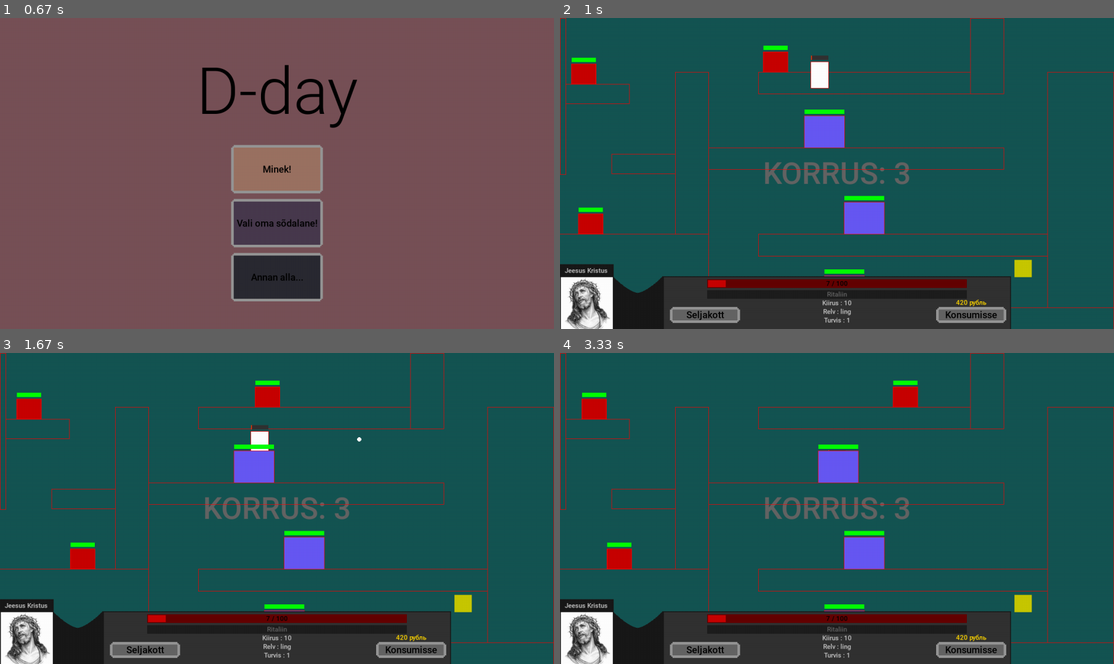
Above: before the commit, frames 1-4 (two rows, left to right).
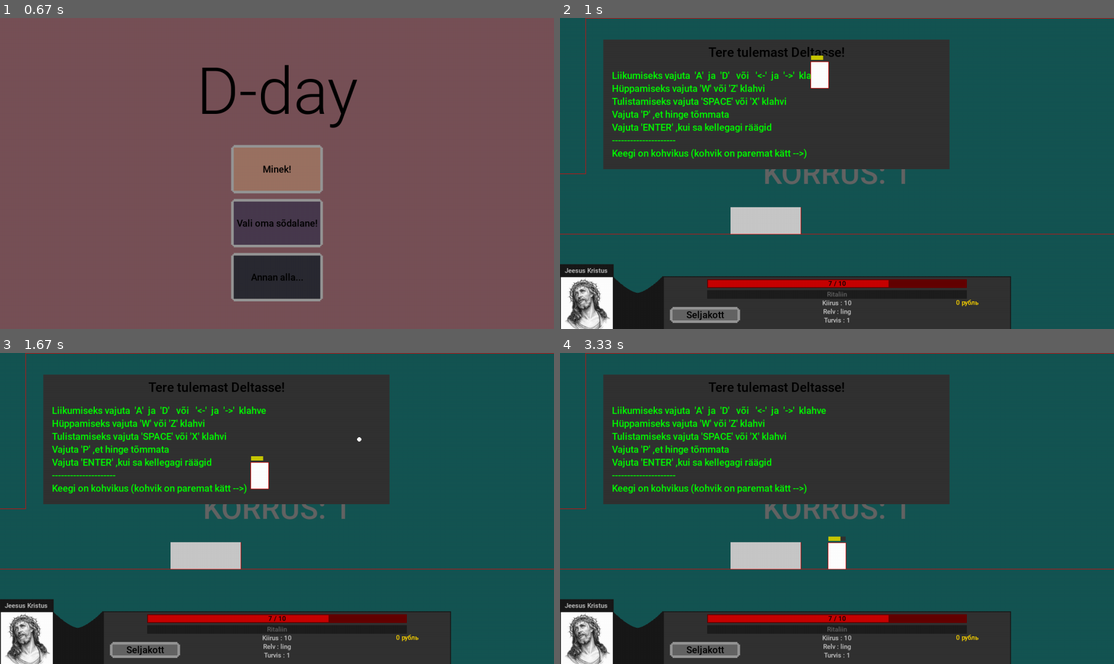
Above: after the commit, the same moments.

Repository: KarupoegPuhh/2020-projekt
Game: pygame game, started from MAIN.py
The game is run twice, just before and just after one commit, with the same random seed, the same clock (stepped at 60 frames per second) and the same inputs.
Inputs (mouse positions are in pixels of both pictures, inside the frame that each line leads up to):
- Up to frame 1 (0.67 s): no input
- Up to frame 2 (1 s): click (814, 185) at 0.88 s
- Up to frame 3 (1.67 s): tap Space at 1.17 s; tap Z at 1.5 s
- Up to frame 4 (3.33 s): click "Seljakott" at 1.88 s; click "Jätkan!" at 2.22 s; hold D 2.5-2.97 s; tap Z at 2.57, 2.87, 3.07 s; hold A from 3 s (still down)

Frame 1 is identical in both runs. In frame 2, 31% of the frame differs, in the area x 0-100%, y 0-100%; in frame 3, 32%; in frame 4, 32%.

Commit message:
victory, kõik debug asjad tagasi (lendamine damage jms), viimane hüpe päriselt võimalik, viineripiruka hind 20

Diff:
--- a/abi.py
+++ b/abi.py
@@ -30,6 +30,7 @@
 tere = pg.mixer.Sound(helidir+"/shop_e.mp3")
 ritaliin = pg.mixer.Sound(helidir+"/ritaliin.mp3")
 ritaliin1 = pg.mixer.Sound(helidir+"/ritaliin1.mp3")
+võith = pg.mixer.Sound(helidir+"/victory.mp3")
 
 #Teksdid
 largeText = pg.font.Font(fontdir+"/RL.ttf", 150)
--- a/ekraanid.py
+++ b/ekraanid.py
@@ -46,7 +46,7 @@
             5: [Põrand(0, 906, 499, 734), Põrand(906, 1054, 667, 720), Põrand(1233, 1280, 0, 720),Põrand(288, 653, 338, …(244 unchanged characters)…
             4: [Põrand(-980, 343, 500, 735), Põrand(1126, 1279, 125, 670), Põrand(266, 343, 125, 500),Põrand(948, 1025, …(257 unchanged characters)…
             3: [Põrand(-48, 1300, 500, 735), Põrand(1048, 1240, 310, 360), Põrand(999, 1048, 310, 500),Põrand(-30, 40,  …(231 unchanged characters)…
-            2: [Põrand(1125, 1344, 500, 801), Põrand(-73, 133, 500, 784), Põrand(566, 713, 180, 256), Põrand(203, 350, 462, 538), Põrand(350, 434, 0, 325), Põrand(820, 916, 325, 396), Põrand(555, 702, 500, 615), Põrand(0, 1280, -39, -1), Põrand(1259, 1323, 0, 385)],
+            2: [Põrand(1125, 1344, 500, 801), Põrand(-73, 133, 500, 784), Põrand(566, 713, 180, 256), Põrand(203, 350, 462, 538), Põrand(350, 434, 0, 200), Põrand(820, 916, 325, 396), Põrand(555, 702, 500, 615), Põrand(0, 1280, -39, -1), Põrand(1259, 1323, 0, 385)],
             1:[Põrand(-23,1329,500,735),Põrand(0,36,-25,500),Põrand(0,1280,-42,-1)]
         },
         4:{
@@ -93,7 +93,7 @@
     return {
         0:{#korrus
             -1: [NPC_inimene(100, 500, 30, 60, (200,200,0), konsum,["Kuidas ma saan kasulik olla?", "Tere, mina olen klienditeenindaja...", "Minu käest saab osta asju...", "Relvi, rõivaid ja midagi hamba alla..."])],
-            1:[NPC_info(394, 500, 162, 62, (200,200,200), [1 …(282 unchanged characters)… ------------------", "Keegi on kohvikus . . ."])],
+            1:[NPC_info(394, 500, 162, 62, (200,200,200), [1 …(282 unchanged characters)… ------------------", "Keegi on kohvikus (kohvik on paremat kätt -->)"])], #➡️
             5:[Item(500, 800, 20, 20, maailm.sandaalid, "Sa leidsid rõivaid!", (200,200,0)),NPC_inimene(1150, 500, 30,  …(386 unchanged characters)…
         },
         1:{
@@ -105,7 +105,8 @@
             1:[Item(67, 312, 30, 30, maailm.railgun, "Sa leidsid relva!", (191,0,255))]
         },
         3:{
-            3:[NPC_portaal(1050, 500, 100, 140, (0,0,255), "Sul on vaja kõiki riideid!", 50, 5), NPC_portaal(40, 150, 100, 150, (255,255,255), "Riieteta portaali minna ei saa", 1100, 365)],
+            #1:[Item(95, 450, 40, 40, maailm.ling, "", (255,255,0))],
+            3:[NPC_portaal(1055, 500, 100, 140, (0,0,255), "Sul on vaja kõiki riideid!", 50, 5), NPC_portaal(45, 150, 100, 150, (255,255,255), "Riieteta portaali minna ei saa", 1100, 365)],
             4:[Item(1050, 600, 40, 40, maailm.kiiver, "Sa leidsid rõivaid!", (200,200,0))]
         }
     }
--- a/maailm.py
+++ b/maailm.py
@@ -38,7 +38,10 @@
         pg.display.update()
 
 def võit():
-    if len(vastased_ekraanis[1][4]) == 0 and len(rahad) == 0:
+    if screen_y == 3 and screen == 1 and Tom.x < 100:
+        pg.mixer.music.stop()
+        võith.play()
+
         TextSurf, TextRect = text_objects("VÕIT!", largeText)
         TextRect.center = ((laius // 2), (100))
         aken.blit(TextSurf, TextRect)
@@ -175,7 +178,7 @@
         sandaalid = Varustus(5, 0, False, False, "Sandaalid")
         #UnlockedCheck
         delta_uksed = Unlockable(False)
-        pood_unlocked = Unlockable(True)
+        pood_unlocked = Unlockable(False)
 
         #Ritaliin buff
         ritaliin = False
@@ -193,8 +196,8 @@
         global screen_y
         global screenid
         global vastased_ekraanis
-        screen = 4
-        screen_y = 3
+        screen = 1
+        screen_y = 0
         screenid = screenide_loomine()
         vastased_ekraanis = vastaste_loomine()
         vastaste_arv = 0
@@ -246,23 +249,28 @@
         #    aken.blit(bg[screen_y][screen],(0,0))
         #except:
         #    aken.blit(nobg,(0,0))
-        textSurf, textRect = text_objects("KORRUS: "+str(screen_y),mediumText,(100,100,100))
+        textSurf, textRect = text_objects("KORRUS: "+str(screen_y+1),mediumText,(100,100,100))
         textRect.center = (laius/2,kõrgus/2)
         aken.blit(textSurf, textRect)
 
         for prr in põrandad:
             prr.draw()
 
+        for p1 in vastased:
+            p1.draw()
+
         for item in itemid:
             item.draw()
 
         Tom.draw()
 
-        for p1 in vastased:
-            p1.draw()
+        #võit bossi asemel hetkel
+        if screen == 1 and screen_y == 3:
+            pg.draw.rect(aken,rgb(), (95, 450, 40, 40))
 
         for raha in rahad:
             raha.draw()
+
         for kuul in kuulid:
             kuul.draw()
 
@@ -451,7 +459,8 @@
                 for p in vastased:
                     if kuul.y - kuul.raadius < p.hitbox[1] + p.hitbox[3] and kuul.y + kuul.raadius > p.hitbox[1] and p.elus:
                         if kuul.x - kuul.raadius < p.hitbox[0] + p.hitbox[2] and kuul.x + kuul.raadius > p.hitbox[0]:
-                            kuulid.pop(kuulid.index(kuul))
+                            if kuul in kuulid:
+                                kuulid.pop(kuulid.index(kuul))
                             p.hit(kuul)
                             if randint(0,2):
                                 vastane_valu.play()
@@ -493,13 +502,13 @@
                 Tom.vh -= 1
 
                 # TOM HÜPPAMINE
-                #if Tom.põrandal:
-                if keys [pg.K_w] or keys [pg.K_z]:
-                    Tom.vh = Tom.initial_vh
-                    if randint(0,2):
-                        hop.play()
-                    else:
-                        hop2.play()
+                if Tom.põrandal:
+                    if keys [pg.K_w] or keys [pg.K_z]:
+                        Tom.vh = Tom.initial_vh
+                        if randint(0,2):
+                            hop.play()
+                        else:
+                            hop2.play()
 
                 #F = 1 / 2 * mass * velocity ^ 2
                 if Tom.vh > 0:
@@ -590,8 +599,8 @@
         #print(Tom.vh, Tom.põrandal, Tom.laes, Tom.kb, Tom.kontr, Tom.velx, Tom.vely, Tom.x)
 
         #TOM SAAB PIHTA
-        #for kuri in vastased:
-        #    Tom.põrkub(kuri, dt)
+        for kuri in vastased:
+            Tom.põrkub(kuri, dt)
 
         #vaheta screeni paremale
         if Tom.x+(Tom.laius/2) > laius:
--- a/player.py
+++ b/player.py
@@ -21,12 +21,12 @@
         self.initial_vh = 10.5
         self.vh = 0 #hüppe vel
         self.health = 7
-        self.max_health = 100
+        self.max_health = 10
         self.kb = 0 #knockback 1-paremale -1-vasakule 0-false
         self.kontr = True #kas saab kontrollida
         self.elus = True
         self.elud_värv = (0,255,0)
-        self.raha = 420
+        self.raha = 0
         self.armor = 1
         self.name = "nimi"
         self.relv = relv
--- a/pood_invnet.py
+++ b/pood_invnet.py
@@ -38,7 +38,7 @@
 
         if maailm.Tom.health < maailm.Tom.max_health:
             nupp(aken, "Jõujooki! – 2₽", 130, 340, 200, 70, (100,100,100), (15,113,115), jõujook_ost)
-            nupp(aken, "Viineripirukas! – 10₽", 130, 430, 200, 70, (100, 100, 100), (15, 113, 115), viineripirukas_ost)
+            nupp(aken, "Viineripirukas! – 20₽", 130, 430, 200, 70, (100, 100, 100), (15, 113, 115), viineripirukas_ost)
 
         nupp(aken, "Monster! – 10₽", 130, 520, 200, 70, (100, 100, 100), (15, 113, 115), monster_ost)
 
@@ -150,8 +150,8 @@
         ost.play()
 
 def viineripirukas_ost():
-    if maailm.Tom.raha >= 10 and maailm.Tom.health < maailm.Tom.max_health:
-        maailm.Tom.raha -= 10
+    if maailm.Tom.raha >= 20 and maailm.Tom.health < maailm.Tom.max_health:
+        maailm.Tom.raha -= 20
         maailm.Tom.health = maailm.Tom.max_health
         ost.play()
 
Not shown, added: helid/victory.mp3
